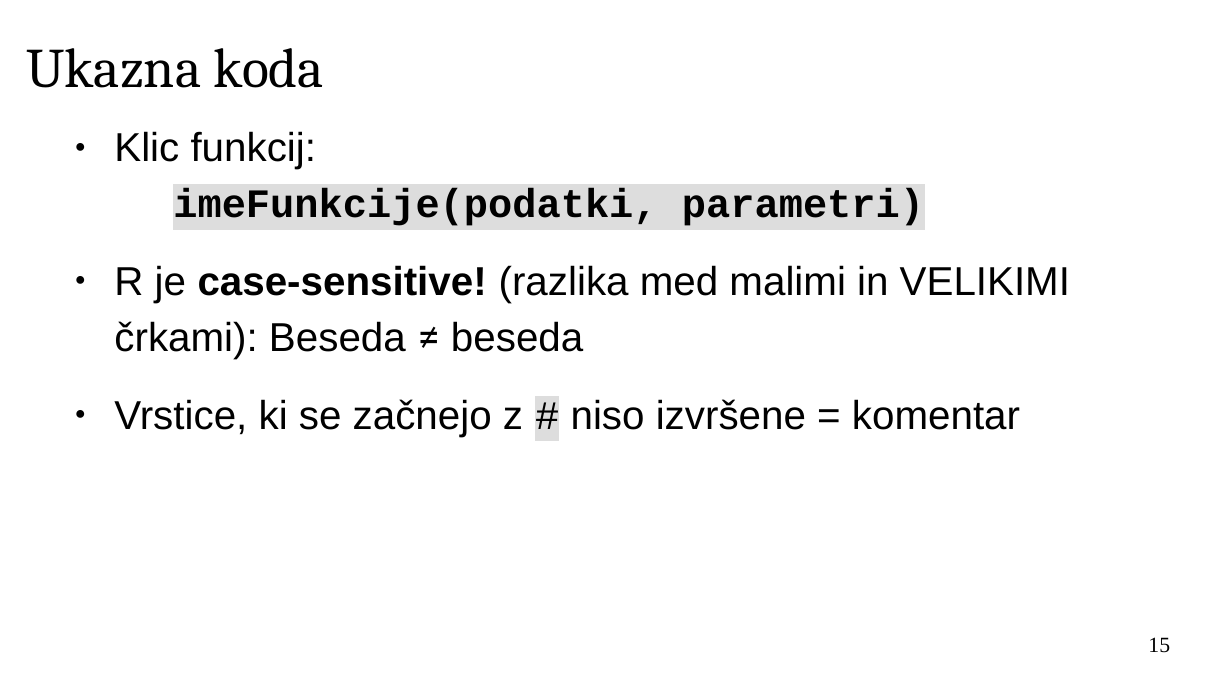
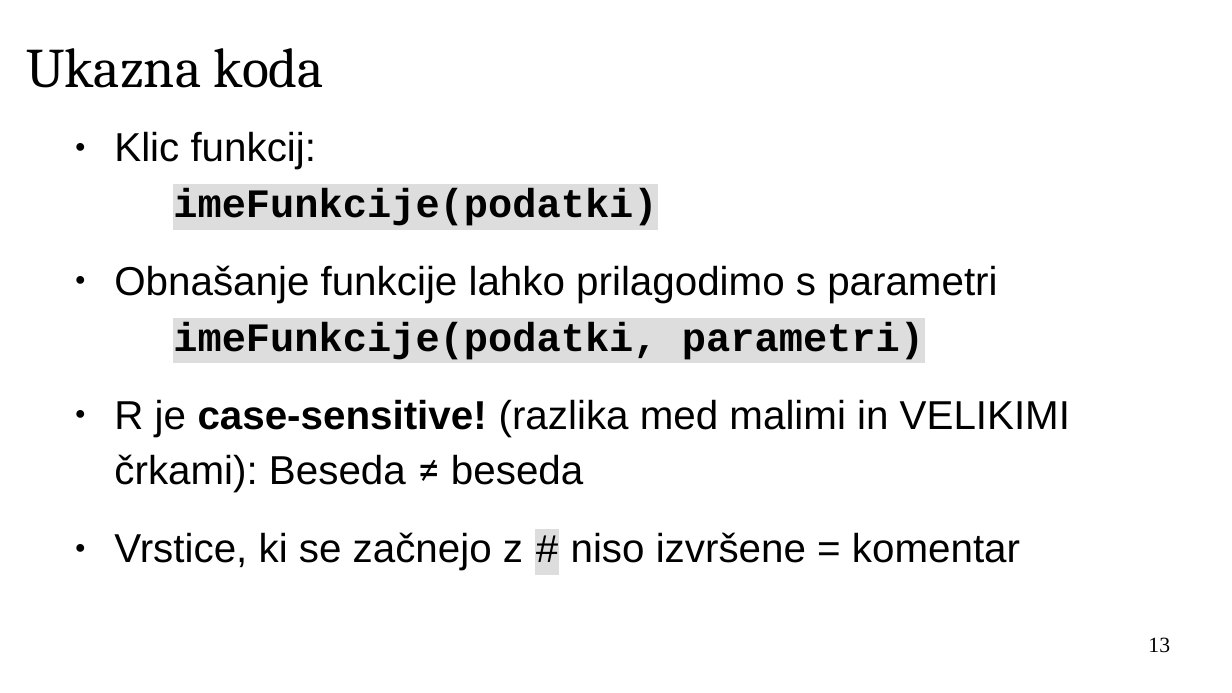
Before and after one commit to janaobsteter/R_tecaj, a slide deck: slide 13 of ModulA/IT_Rtecaj_ModulA.odp (slide 15 before the commit). Drawn at 1232x693 pixels with LibreOffice and Linux fonts; fonts in the diff are those of the drawing; background and template pictures are left out. Boxes give left, top, right and bottom in pixels: in the first picture for what was removed or moved away, otherwise in the second. Text is boxed around its words. In the diff, an @@ line names an element or a change of style, - is before the commit and + after.

```diff
--- a/ModulA/IT_Rtecaj_ModulA.odp
+++ b/ModulA/IT_Rtecaj_ModulA.odp
@@ text at (114, 131, 997, 360): text changed; font Courier New to Arial; bold off @@
-● Klic funkcij:
-  imeFunkcije(podatki, parametri)
+● Klic funkcij:
+  imeFunkcije(podatki)
+● Obnašanje funkcije lahko prilagodimo s parametri
+  imeFunkcije(podatki, parametri)
@@ page number at (1148, 637, 1170, 653): text changed @@
-15
+13
```
Also in this commit, not shown: 16 other slides changed, 5 slides added, 1 slide removed, 10 other files.
